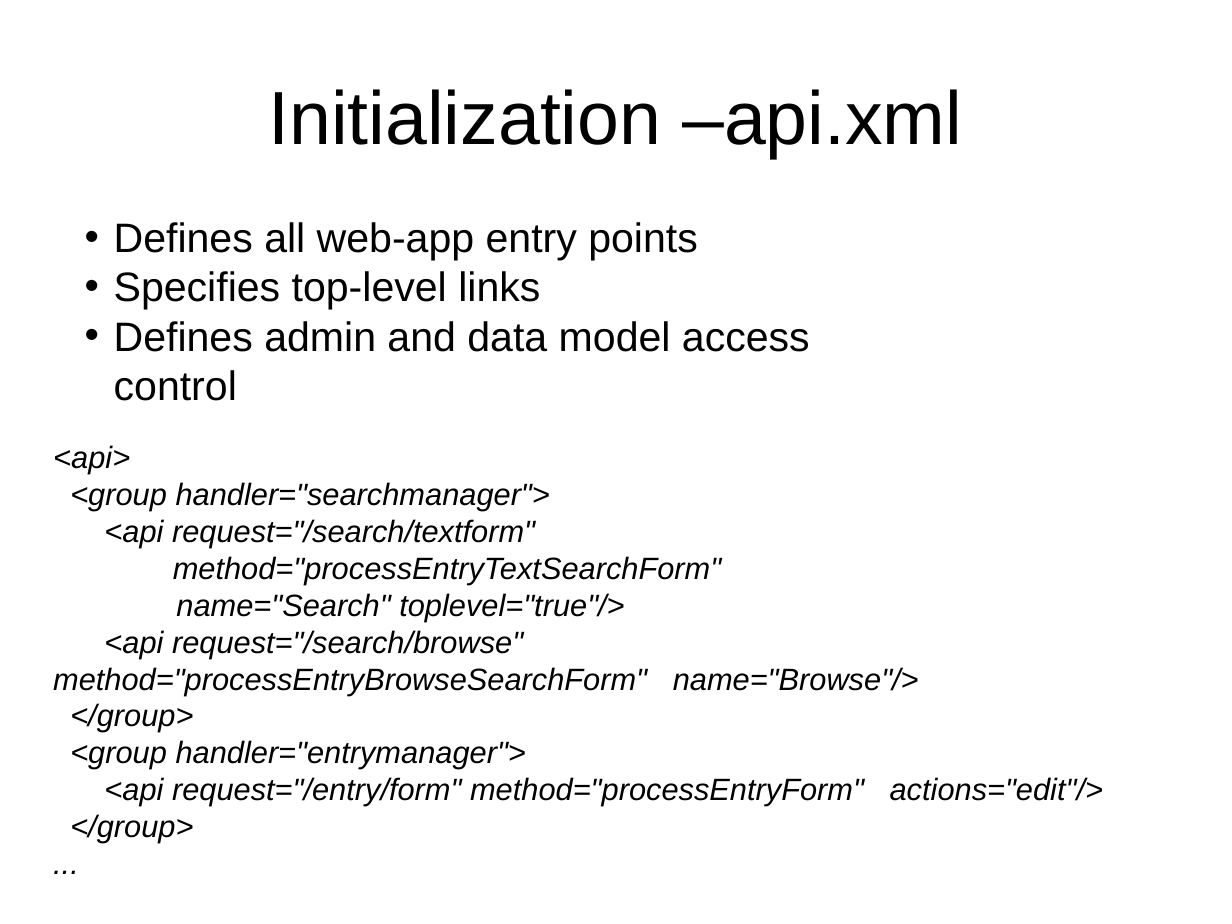
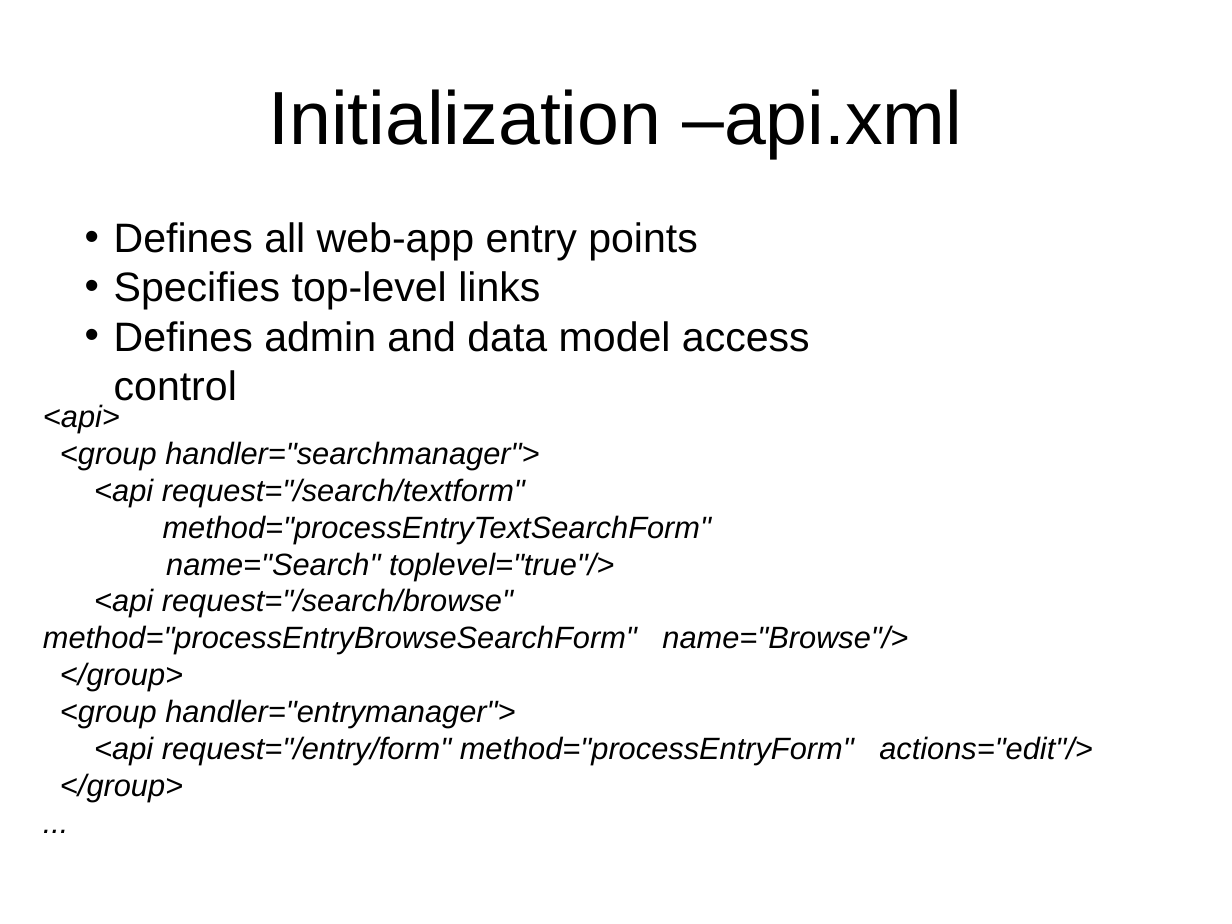
Before and after one commit to Unidata/IDV, a slide deck: slide 6 of ucar/unidata/repository/docs/presentations/architecture.ppt (slide 5 before the commit). Drawn at 1232x924 pixels with LibreOffice and Linux fonts; fonts in the diff are those of the drawing. Boxes give left, top, right and bottom in pixels: in the first picture for what was removed or moved away, otherwise in the second. Text is boxed around its words. In the diff, an @@ line names an element or a change of style, - is before the commit and + after.

```diff
--- a/ucar/unidata/repository/docs/presentations/architecture.ppt
+++ b/ucar/unidata/repository/docs/presentations/architecture.ppt
@@ text "<api>": place and size @@
-text "<api>" at [53, 445, 1103, 843]
+text "<api>" at [43, 404, 1092, 802]
```
Also in this commit, not shown: 5 other slides changed, 2 slides added, 1 slide removed, 38 other files.
